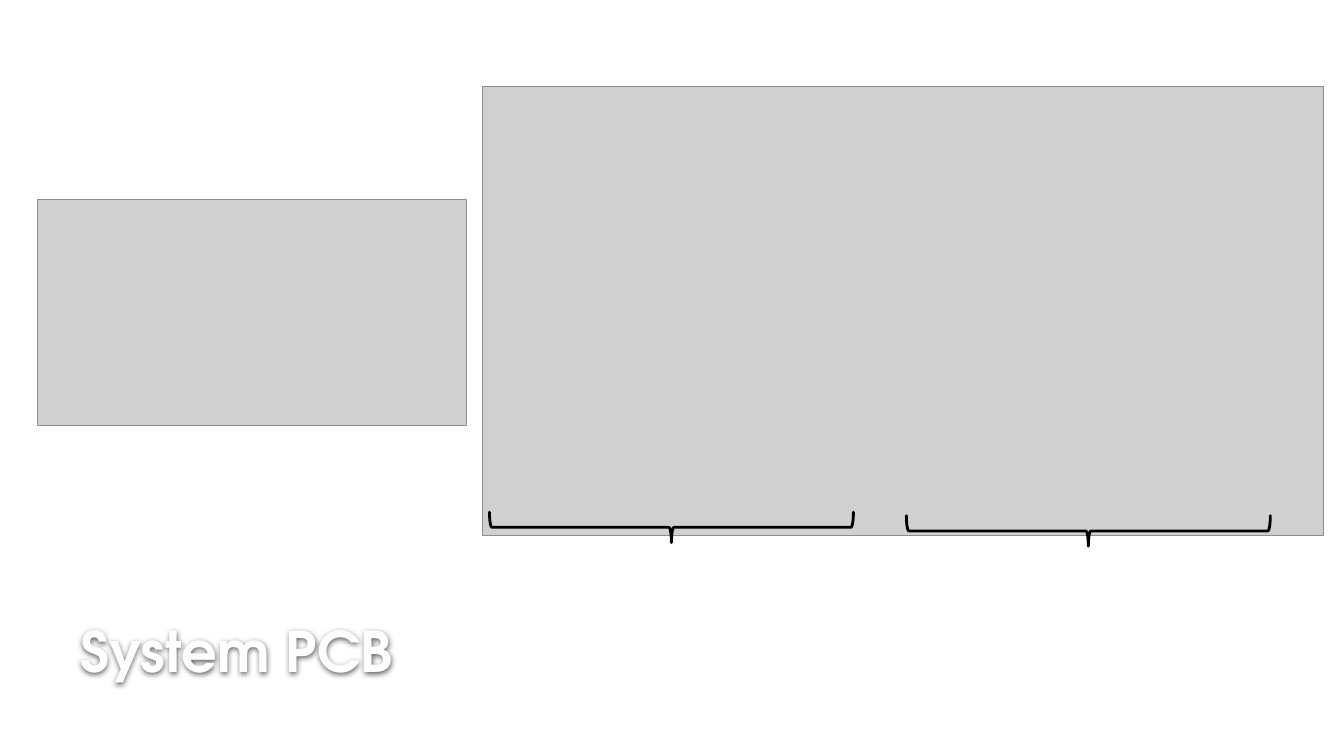
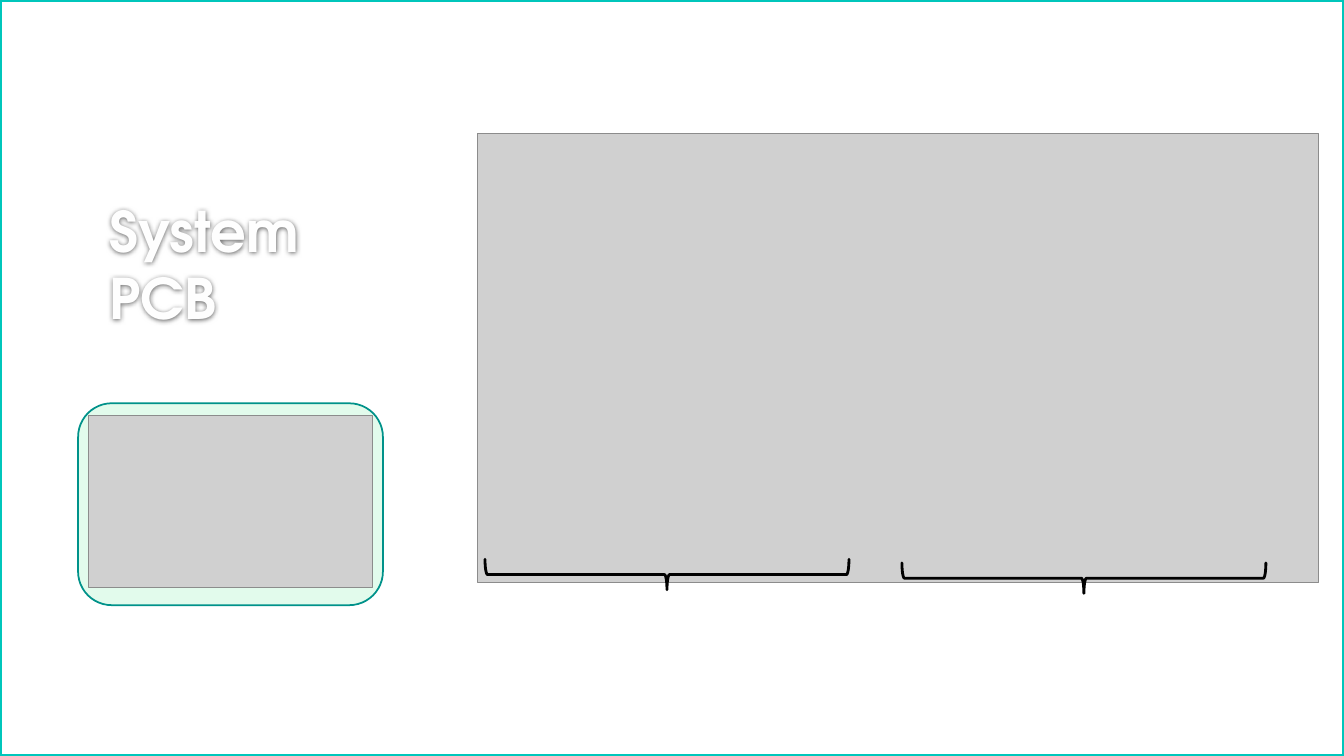
Before and after one commit to lcall3/Controller, a slide deck: slide 19 of doc/report/demo2 - demo.pptx. Drawn at 1344x756 pixels with LibreOffice and Linux fonts; fonts in the diff are those of the drawing; grey boxes stand for pictures; background and template pictures are left out. Boxes give left, top, right and bottom in pixels: in the first picture for what was removed or moved away, otherwise in the second. Text is boxed around its words. In the diff, an @@ line names an element or a change of style, - is before the commit and + after.

```diff
--- a/doc/report/demo2 - demo.pptx
+++ b/doc/report/demo2 - demo.pptx
@@ rectangle added at bbox=[0, 0, 1344, 756], outline #00C6BB 3 pt @@
@@ title "System PCB": place and size @@
-title "System PCB" at bbox=[80, 633, 393, 686]
+title "System PCB" at bbox=[109, 212, 299, 322]
@@ title "System PCB" at bbox=[109, 212, 299, 322]: vertical alignment bottom to top @@
@@ rounded rectangle added at bbox=[78, 403, 382, 605], fill #E2FBEC, outline #00928A 1.25 pt @@
@@ picture: place and size @@
-picture at bbox=[37, 200, 466, 425]
+picture at bbox=[89, 416, 372, 588]
@@ 2 right braces, 1 picture: place and size @@
-2 right braces, 1 picture at bbox=[482, 86, 1323, 546]
+2 right braces, 1 picture at bbox=[478, 133, 1319, 593]
```
Also in this commit, not shown: 8 other slides changed, 2 slides added, 2 slides removed, 2 other files.
